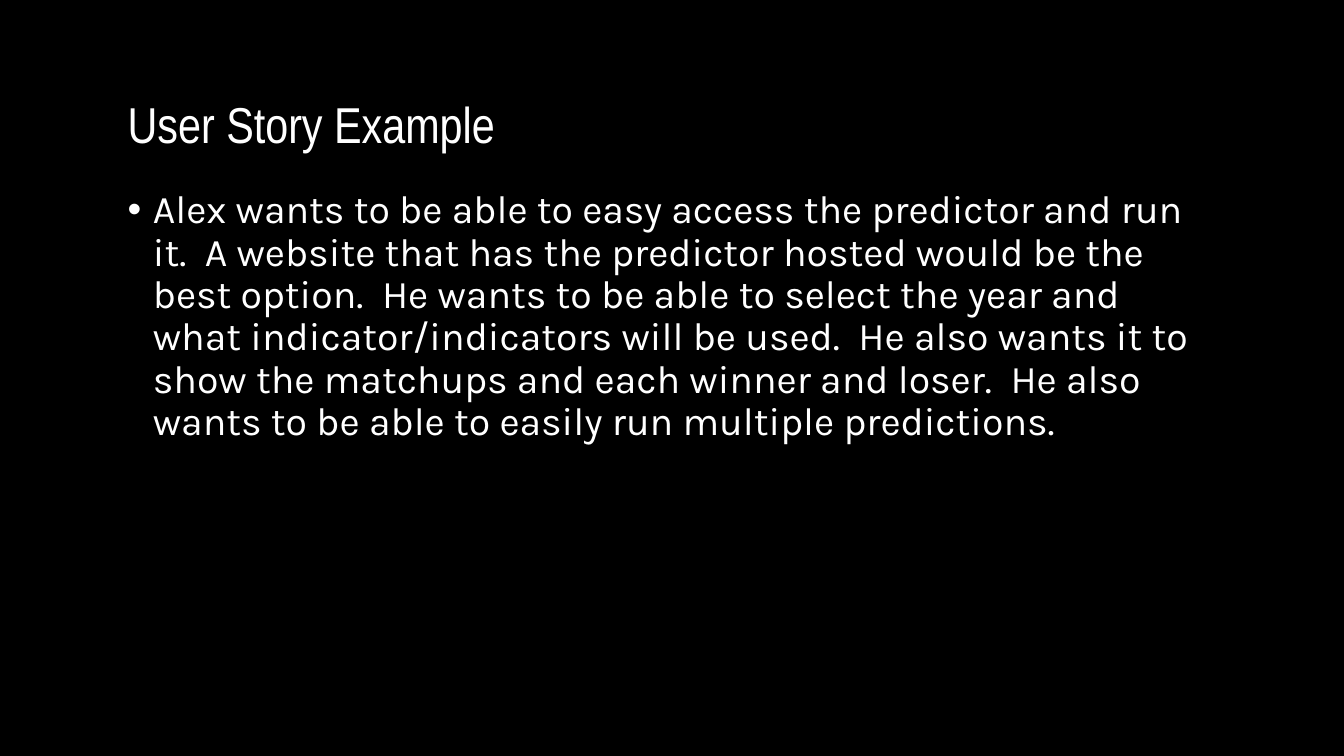
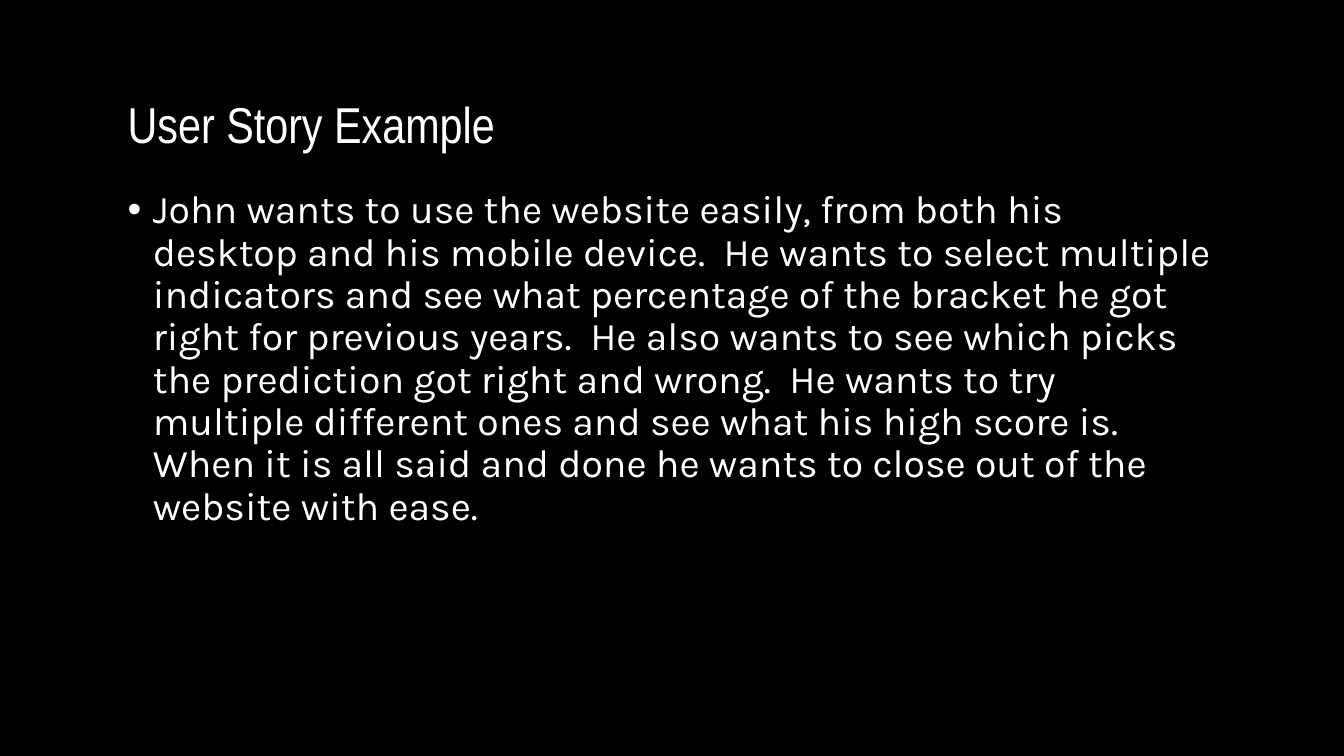
Before and after one commit to hattas/ncaa-bracket-predictor, a slide deck: slide 3 of documentation/sprint 4/Sprint 4 powerpoint.pptx. Drawn at 1344x756 pixels with LibreOffice and Linux fonts; fonts in the diff are those of the drawing; background and template pictures are left out. Boxes give left, top, right and bottom in pixels: in the first picture for what was removed or moved away, otherwise in the second. Text is boxed around its words. In the diff, an @@ line names an element or a change of style, - is before the commit and + after.

```diff
--- a/documentation/sprint 4/Sprint 4 powerpoint.pptx
+++ b/documentation/sprint 4/Sprint 4 powerpoint.pptx
@@ text at [153, 196, 1211, 521]: text changed @@
-• Alex wants to be able to easy access the predictor and run it. A website that has the predictor hosted would be the best option. He wants to be able to select the year and what indicator/indicators will be used. He also wants it to show the matchups and each winner and loser. He also wants to be able to easily run multiple predictions.
+• John wants to use the website easily, from both his desktop and his mobile device. He wants to select multiple indicators and see what percentage of the bracket he got right for previous years. He also wants to see which picks the prediction got right and wrong. He wants to try multiple different ones and see what his high score is. When it is all said and done he wants to close out of the website with ease.
```
Also in this commit, not shown: 4 other slides changed, 1 other file.
